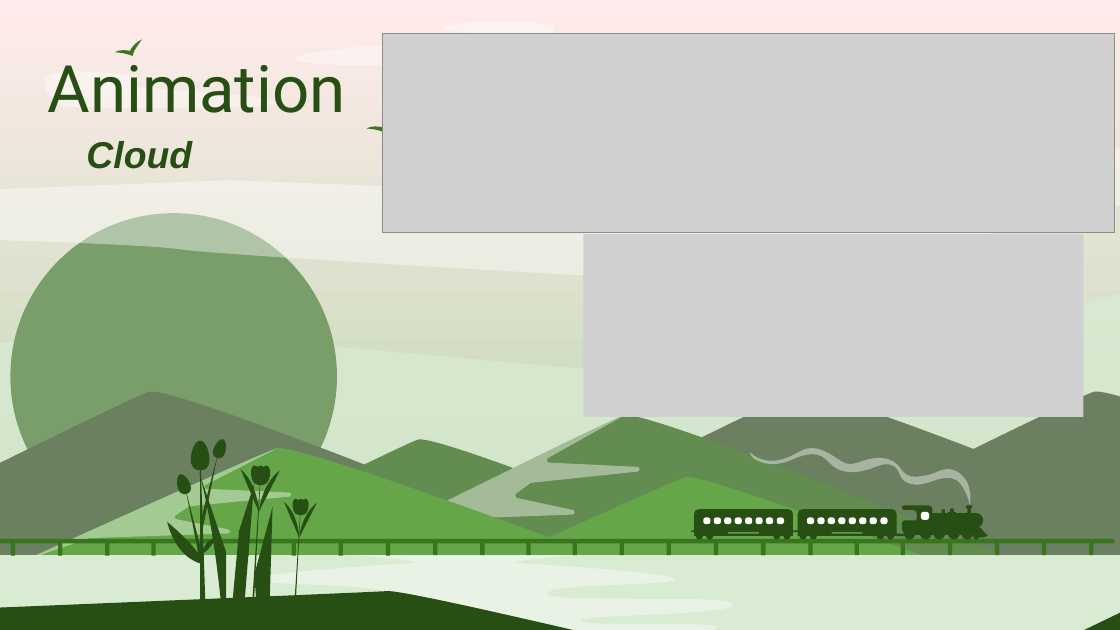
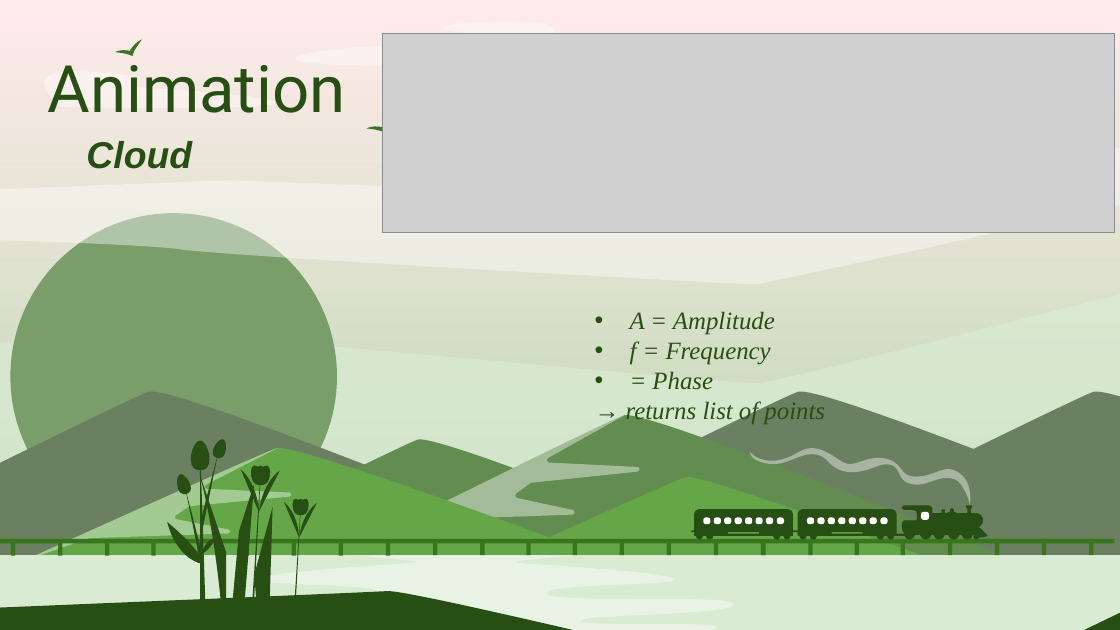
Before and after one commit to Smoother19/MusicAnimation, a slide deck: slide 11 of docs/presentation/PresProto.pptx (slide 10 before the commit). Drawn at 1120x630 pixels with LibreOffice and Linux fonts; fonts in the diff are those of the drawing; grey boxes stand for pictures. Boxes give left, top, right and bottom in pixels: in the first picture for what was removed or moved away, otherwise in the second. Text is boxed around its words. In the diff, an @@ line names an element or a change of style, - is before the commit and + after.

```diff
--- a/docs/presentation/PresProto.pptx
+++ b/docs/presentation/PresProto.pptx
@@ picture removed at box(584, 234, 1083, 417) @@
@@ text added at box(626, 311, 825, 425), 16 pt, text #274E13, italic @@
+• A = Amplitude
+• f = Frequency
+• = Phase
+→ returns list of points
```
Also in this commit, not shown: 6 other slides changed, 1 slide added, 1 other file.
